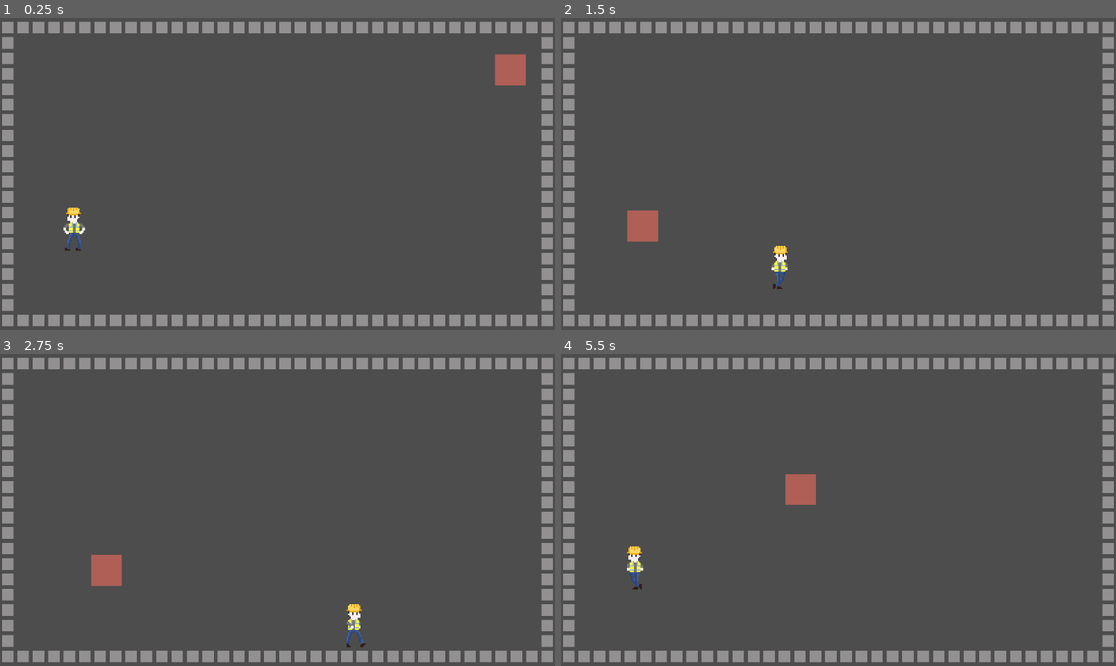
Above: before the commit, frames 1-4 (two rows, left to right).
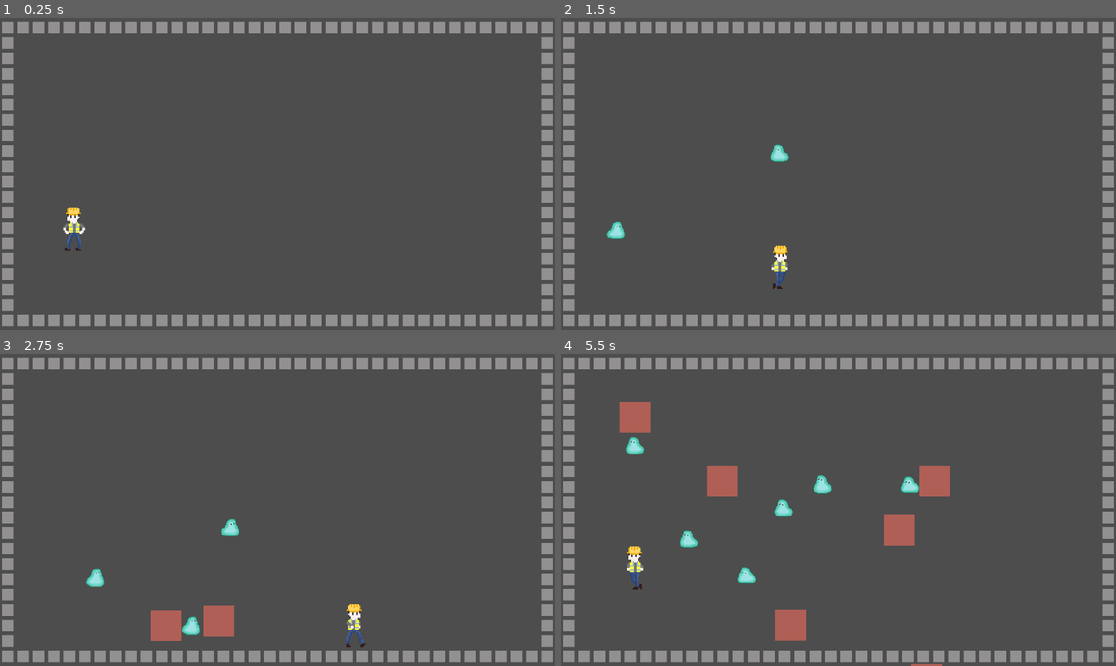
Above: after the commit, the same moments.

Repository: nathanrun1/gdcf24
Game: Godot game, scene res://scenes/game.tscn
Same seed, same stepped clock (60 frames per second), same inputs: the game is played once before the commit and once after it.
Inputs (mouse positions are in pixels of both pictures, inside the frame that each line leads up to):
- Up to frame 1 (0.25 s): no input
- Up to frame 2 (1.5 s): tap Enter at 0.5 s; move the mouse to (960, 158) at 0.52 s; hold Right (ui_right) 0.53-1.28 s; tap D (summon_coilbra, bound only after the commit) at 0.6 s; click (960, 158) at 0.67 s; tap F (summon_slime, bound only after the commit) at 0.8, 1.35 s; move the mouse to (727, 189) at 1.27 s; hold Down (ui_down) from 1.28 s (still down)
- Up to frame 3 (2.75 s): tap D (summon_coilbra, bound only after the commit) at 1.55, 2.1 s; move the mouse to (333, 441) at 2.02 s; release Down (ui_down) at 2.03 s; hold Right (ui_right) from 2.03 s (still down); tap F (summon_slime, bound only after the commit) at 2.3 s
- Up to frame 4 (5.5 s): move the mouse to (810, 572) at 2.77 s; release Right (ui_right) at 2.78 s; hold Up (ui_up) 2.78-3.53 s; tap F (summon_slime, bound only after the commit) at 2.85, 3.8, 4.35, 5.3 s; click (810, 572) at 2.92 s; tap D (summon_coilbra, bound only after the commit) at 3.05, 3.6, 4.55, 5.1 s; move the mouse to (1005, 556) at 3.52 s; hold Left (ui_left) 3.53-5.03 s; move the mouse to (672, 463) at 4.27 s; move the mouse to (866, 510) at 5.02 s; hold Down (ui_down) from 5.03 s (still down); click (866, 510) at 5.17 s

The runs differ from the first frame. In frame 1, 0.6% of the frame differs, in the area x 89-95%, y 11-22%; in frame 2, 0.9%; in frame 3, 2.0%; in frame 4, 4.1%, in the area x 10-71%, y 15-100%.

Commit message:
button summoning added

Diff:
--- a/project.godot
+++ b/project.godot
@@ -20,6 +20,19 @@
 window/size/viewport_width=2304
 window/size/viewport_height=1296
 
+[input]
+
+summon_slime={
+"deadzone": 0.5,
+"events": [Object(InputEventKey,"resource_local_to_scene":false,"resource_name":"","device":-1,"window_id":0,"alt_pressed":false,"shift_pressed":false,"ctrl_pressed":false,"meta_pressed":false,"pressed":false,"keycode":0,"physical_keycode":70,"key_label":0,"unicode":102,"location":0,"echo":false,"script":null)
+]
+}
+summon_coilbra={
+"deadzone": 0.5,
+"events": [Object(InputEventKey,"resource_local_to_scene":false,"resource_name":"","device":-1,"window_id":0,"alt_pressed":false,"shift_pressed":false,"ctrl_pressed":false,"meta_pressed":false,"pressed":false,"keycode":0,"physical_keycode":68,"key_label":0,"unicode":100,"location":0,"echo":false,"script":null)
+]
+}
+
 [rendering]
 
 textures/canvas_textures/default_texture_filter=0
--- a/scenes/game.tscn
+++ b/scenes/game.tscn
@@ -1,12 +1,8 @@
-[gd_scene load_steps=7 format=4 uid="uid://n3unrhi0qwhx"]
+[gd_scene load_steps=6 format=4 uid="uid://n3unrhi0qwhx"]
 
 [ext_resource type="PackedScene" uid="uid://c7mhfttbgml0" path="res://scenes/player.tscn" id="1_47xqi"]
+[ext_resource type="Script" path="res://scripts/game.gd" id="1_tx4aq"]
 [ext_resource type="Texture2D" uid="uid://dtoq7af1llk04" path="res://assets/sprites/wall_ph.png" id="2_oeo0e"]
-[ext_resource type="PackedScene" uid="uid://chpiscon6v44k" path="res://scenes/coilbra.tscn" id="4_0rvyl"]
-
-[sub_resource type="GDScript" id="GDScript_3ofif"]
-script/source = "extends Node2D
-"
 
 [sub_resource type="TileSetAtlasSource" id="TileSetAtlasSource_spjg0"]
 texture = ExtResource("2_oeo0e")
@@ -18,7 +14,7 @@
 sources/0 = SubResource("TileSetAtlasSource_spjg0")
 
 [node name="Game" type="Node2D"]
-script = SubResource("GDScript_3ofif")
+script = ExtResource("1_tx4aq")
 
 [node name="Camera2D" type="Camera2D" parent="."]
 zoom = Vector2(4, 4)
@@ -29,6 +25,3 @@
 
 [node name="Player" parent="." instance=ExtResource("1_47xqi")]
 position = Vector2(-211, 57)
-
-[node name="coilbra" parent="." instance=ExtResource("4_0rvyl")]
-position = Vector2(247, -110)
--- a/scenes/summon_panel.tscn
+++ b/scenes/summon_panel.tscn
@@ -1,7 +1,7 @@
 [gd_scene load_steps=3 format=3 uid="uid://dvmf7a1kwdnhk"]
 
-[ext_resource type="Script" path="res://scenes/summon_panel.gd" id="1_0yxa3"]
-[ext_resource type="PackedScene" path="res://scenes/summon_node.tscn" id="1_rqwbo"]
+[ext_resource type="Script" path="res://summon_panel.gd" id="1_0yxa3"]
+[ext_resource type="PackedScene" uid="uid://rmhofpcinoks" path="res://scenes/summon_node.tscn" id="1_rqwbo"]
 
 [node name="Control" type="Control"]
 layout_mode = 3
--- a/scripts/coilbra.gd
+++ b/scripts/coilbra.gd
@@ -44,8 +44,7 @@
 	velocity = velocity.normalized() * min(velocity.length(), TOP_SPEED)
 
 
-	if ((player_pos_at_charge - position).length() < velocity.length() * delta) \
-	 :
+	if ((player_pos_at_charge - position).length() < velocity.length() * delta):
 		stagger = true
 		stagger_timer = STAGGER_TIME
 		velocity = Vector2.ZERO
--- /dev/null
+++ b/scripts/game.gd
@@ -0,0 +1,21 @@
+extends Node2D
+
+@onready var player = $Player
+
+func _process(delta: float):
+	if Input.is_anything_pressed():
+
+		var summon_direction : Vector2 = (Vector2.ZERO - player.direction) * 100
+		if player.direction == Vector2.ZERO:
+			summon_direction = Vector2(-50, 0)
+
+
+
+		if Input.is_action_just_pressed("summon_slime"):
+			var summoned_slime = preload("res://scenes/slime.tscn").instantiate()
+			summoned_slime.position = player.global_position + summon_direction
+			add_child(summoned_slime)
+		if Input.is_action_just_pressed("summon_coilbra"):
+			var summoned_coilbra = preload("res://scenes/coilbra.tscn").instantiate()
+			summoned_coilbra.position = player.global_position + summon_direction
+			add_child(summoned_coilbra)
--- a/scripts/player.gd
+++ b/scripts/player.gd
@@ -4,13 +4,14 @@
 @onready var sprite_anm = $AnimatedSprite2D
 
 const SPEED : int = 200
+var direction : Vector2 = Vector2.ZERO
 
 func _physics_process(delta: float) -> void:
 
 	_play_animation()
 
 
-	var direction : Vector2 = Input.get_vector("ui_left", "ui_right", "ui_up", "ui_down").normalized()
+	direction = Input.get_vector("ui_left", "ui_right", "ui_up", "ui_down").normalized()
 
 	velocity = SPEED * direction
 
Not shown: 1 places in scenes/summon_node.tscn that only renumber resources
Renamed: scenes/summon_panel.gd -> summon_panel.gd
